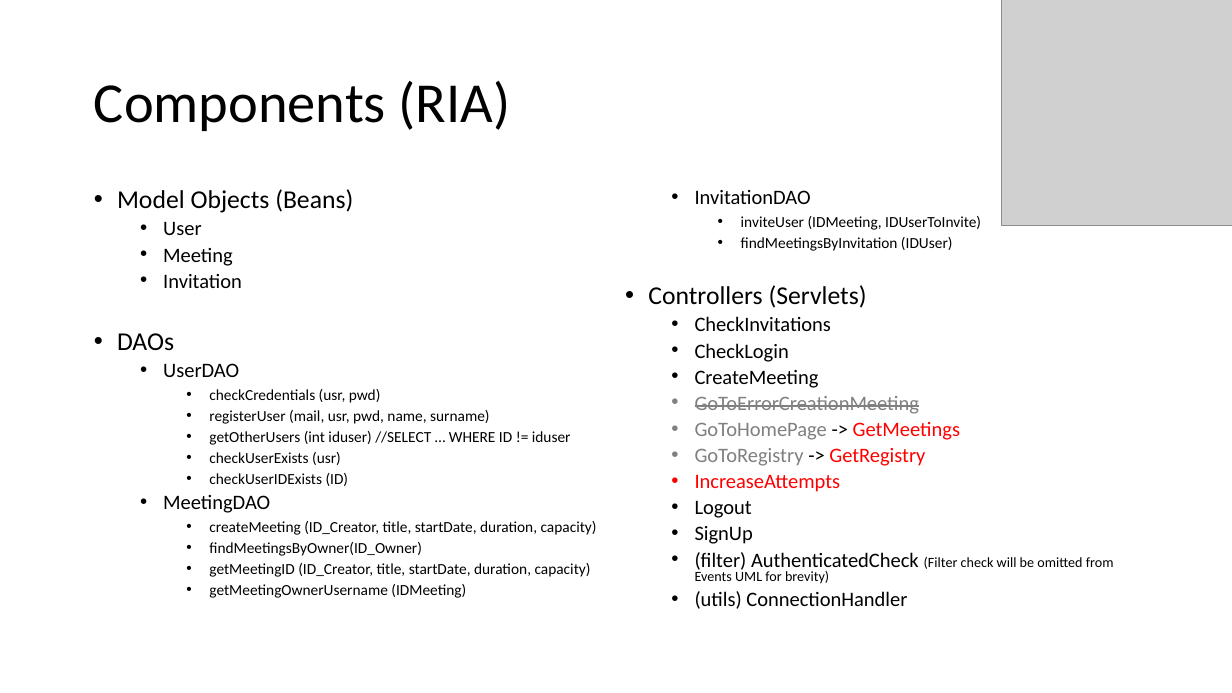
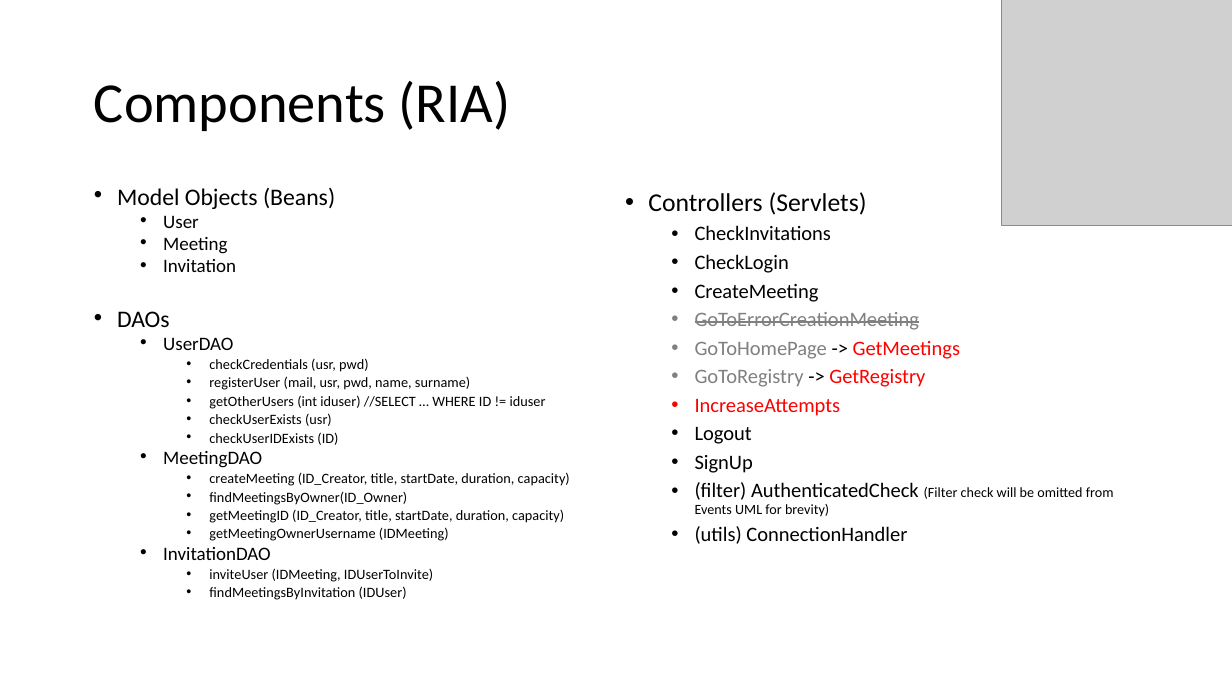
Before and after one commit to AlessandroSironi/TIW-Project-2022, a slide deck: slide 21 of docs/TIW - Documentazione.pptx. Drawn at 1232x693 pixels with LibreOffice and Linux fonts; fonts in the diff are those of the drawing; grey boxes stand for pictures. Boxes give left, top, right and bottom in pixels: in the first picture for what was removed or moved away, otherwise in the second. Text is boxed around its words. In the diff, an @@ line names an element or a change of style, - is before the commit and + after.

```diff
--- a/docs/TIW - Documentazione.pptx
+++ b/docs/TIW - Documentazione.pptx
@@ text at [117, 188, 570, 541]: size 20 to 18.5 pt in "Model Objects (Beans)", "DAOs"; size 16 to 14.8 pt in "User", "Meeting", "Invitation", "UserDAO" and 1 more places; size 12 to 11.1 pt in "checkCredentials (usr, pwd)", "registerUser (mail, usr, pwd, name, surname)", "getOtherUsers (int iduser) //SELECT … WHERE ID ...", "checkUserExists (usr)" and 5 more places; line spacing 0.8 to 0.7 @@
@@ text "Controllers (Servlets)" at [648, 192, 1114, 544]: line spacing 0.8 to 0.9 @@
@@ text at [695, 190, 981, 251]: paragraphs removed @@
-  • InvitationDAO
-    • inviteUser (IDMeeting, IDUserToInvite)
-    • findMeetingsByInvitation (IDUser)
@@ text at [163, 547, 433, 600]: paragraphs added @@
+  • InvitationDAO
+    • inviteUser (IDMeeting, IDUserToInvite)
+    • findMeetingsByInvitation (IDUser)
```
Also in this commit, not shown: 2 other slides changed, 1 other file.
